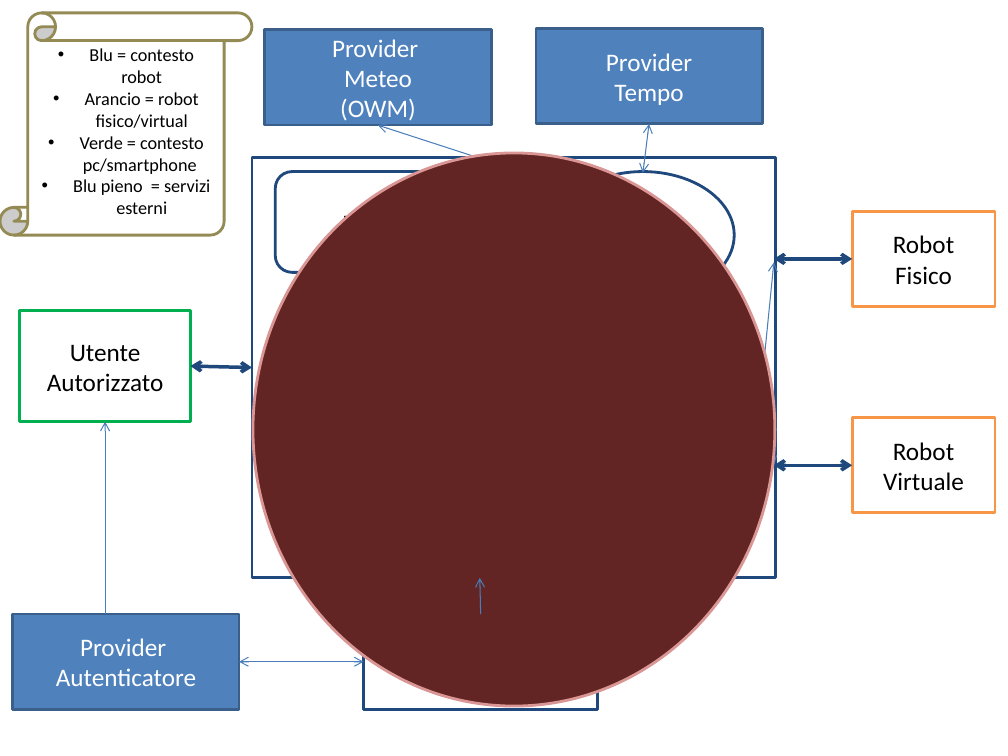
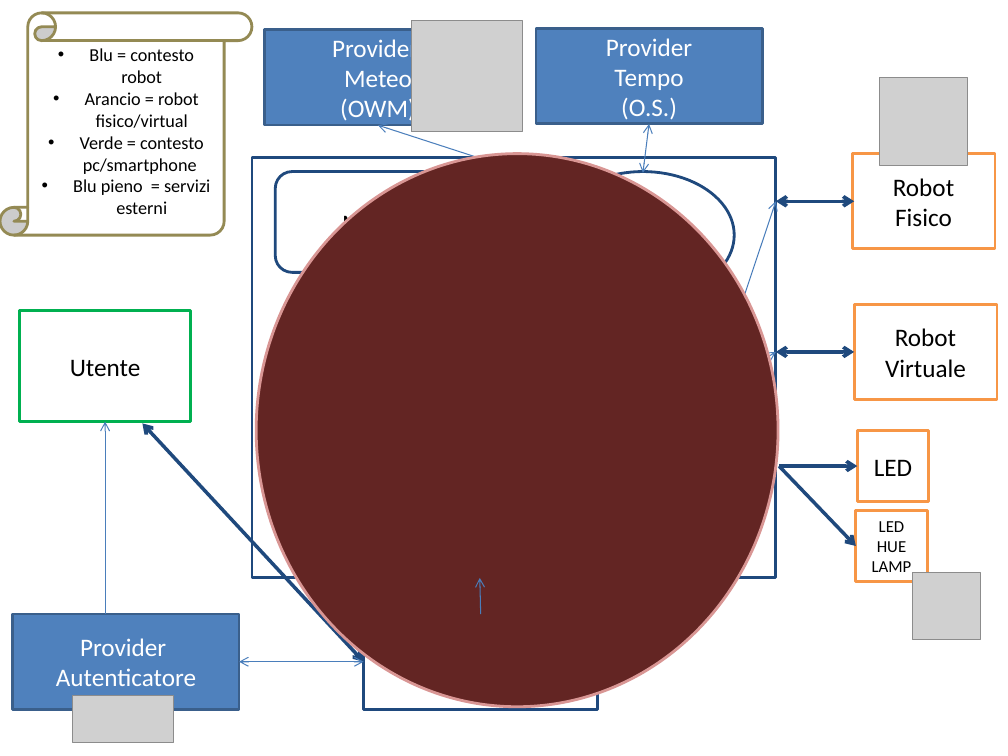
Before and after one commit to FraGio/iss2018, a slide deck: slide 5 of ArchitetturaInformale/ArchGen.pptx (slide 4 before the commit). Drawn at 1008x756 pixels with LibreOffice and Linux fonts; fonts in the diff are those of the drawing; grey boxes stand for pictures. Boxes give left, top, right and bottom in pixels: in the first picture for what was removed or moved away, otherwise in the second. Text is boxed around its words. In the diff, an @@ line names an element or a change of style, - is before the commit and + after.

```diff
--- a/ArchitetturaInformale/ArchGen.pptx
+++ b/ArchitetturaInformale/ArchGen.pptx
@@ picture added at bbox=[411, 21, 522, 132] @@
@@ picture added at bbox=[880, 78, 968, 165] @@
@@ text in rectangle at bbox=[621, 98, 677, 123]: paragraph added @@
+(O.S.)
@@ rectangle "Robot": place and size @@
-rectangle "Robot" at bbox=[852, 212, 995, 306]
+rectangle "Robot" at bbox=[852, 153, 995, 248]
@@ double arrow moved from (761, 392) - (774, 262) to (712, 392) - (776, 202) @@
@@ double arrow moved from (774, 259) - (852, 259) to (776, 202) - (854, 202) @@
@@ rectangle "Robot": place and size @@
-rectangle "Robot" at bbox=[852, 417, 995, 512]
+rectangle "Robot" at bbox=[854, 304, 997, 399]
@@ ellipse: place and size @@
-ellipse at bbox=[624, 345, 761, 439]
+ellipse at bbox=[576, 345, 713, 439]
@@ double arrow moved from (761, 392) - (774, 466) to (712, 392) - (776, 352) @@
@@ double arrow moved from (774, 466) - (852, 466) to (776, 352) - (854, 352) @@
@@ text in rectangle at bbox=[47, 373, 164, 392]: paragraph removed @@
-Autorizzato
@@ double arrow moved from (191, 366) - (252, 368) to (142, 423) - (364, 662) @@
@@ rectangle added at bbox=[858, 430, 929, 502], fill #FFFFFF, outline #F79646 2 pt, 18 pt, text #000000 @@
+LED
@@ arrow added from (779, 466) to (858, 466), #1F497D 2.5 pt @@
@@ arrow added from (779, 466) to (856, 546), #1F497D 2.5 pt @@
@@ rectangle added at bbox=[856, 510, 927, 582], fill #FFFFFF, outline #F79646 2 pt, 12 pt, text #000000 @@
+LED
+HUE
+LAMP
@@ picture added at bbox=[912, 573, 980, 640] @@
@@ picture added at bbox=[73, 696, 173, 742] @@
```
Also in this commit, not shown: 3 other slides changed, 1 slide added, 13 other files.
